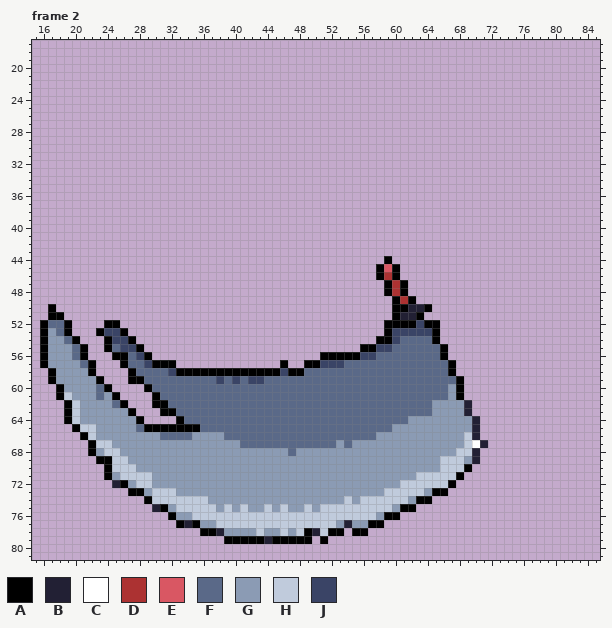
Pixel-art file: Bubbles-Art/Baked-Sword.aseprite. Above: the version before the commit.
96x96 pixels, 7 frames. Shown: frame 2: x 15..85, y 17..81. The commit also changed other frames, which this record leaves out.
Palette (. is transparent): A #000000  B #222034  C #ffffff  D #ac3232  E #d95763  F #5a6988  G #8b9bb4  H #c0cbdc  J #3a4466
Once edited:
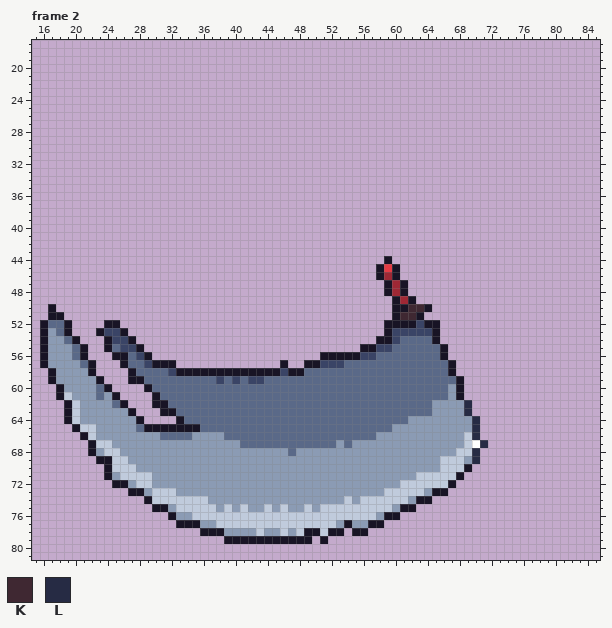
Colours new in this view: K #3f2832  L #262b44
The exact change:
colour A: #000000 -> #181425
colour D: #ac3232 -> #9e2835
colour E: #d95763 -> #e43b44
Changed rows in their new state; - is a pixel that keeps its letter.
Frame 2:
first column x 61:
50 -KK
51 KK-
first column x 25:
62 --------------------------------------------L--
63 --------------------------------------------L--
64 ---------------------------------------------L-
65 ---------------------------------------------L-
66 ---------------------------------------------L-
67 ----------------------------------------------L
68 ---------------------------------------------L-
69 ---------------------------------------------L-
72 A----------------------------------------------
75 -----A-----------------------------------------
77 ---------A-------------------A-----------------
78 -------------A-----------A---------------------
79 -------------------A---------------------------
Where, in picture pixels (left, top, right, bottom), the same in both pictures:
changed: (40, 256, 488, 544)
